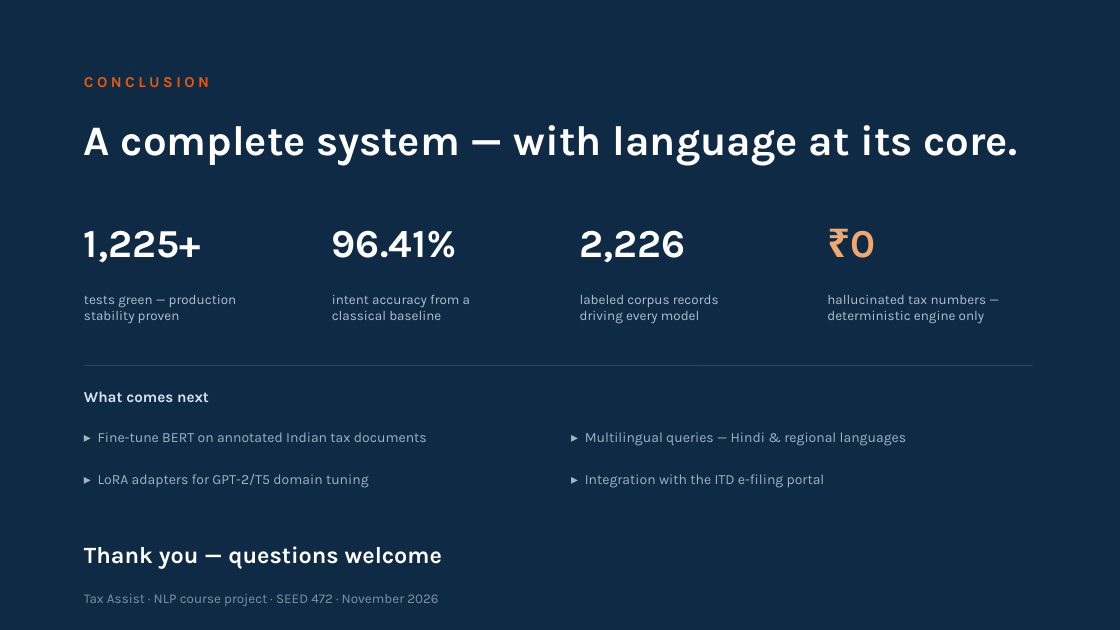
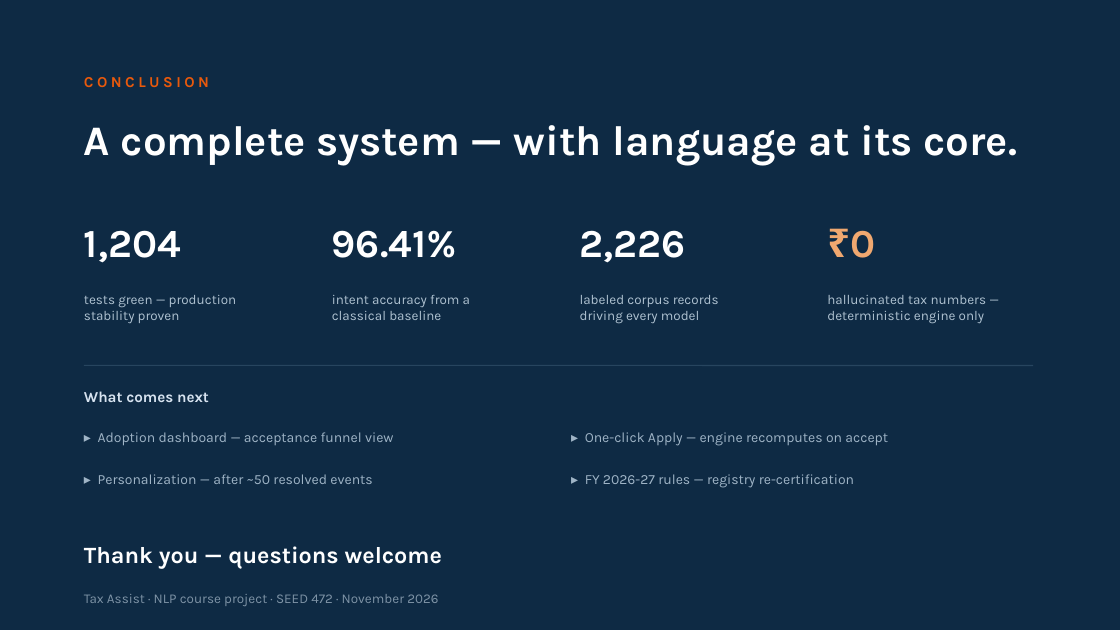
Before and after one commit to Jayant1711/Tax_Assist-system, a slide deck: slide 22 of TaxAssist_NLP_Final_Presentation.pptx (slide 21 before the commit). Drawn at 1120x630 pixels with LibreOffice and Linux fonts; fonts in the diff are those of the drawing. Boxes give left, top, right and bottom in pixels: in the first picture for what was removed or moved away, otherwise in the second. Text is boxed around its words. In the diff, an @@ line names an element or a change of style, - is before the commit and + after.

Commit message:
docs: IEEE-format research report (docs/paper, humanized, reader-agnostic) + deck refresh
- paper: 5pp IEEEtran, no sprint mentions, first-person voice, tax-domain
  primer, ANFIS repositioned as future explainable CA layer (Section VIII),
  author block with CSE472 + GitHub link
- deck: 22 slides, metrics updated (1,204 tests, 17 endpoints), new Sprint
  5-6 feedback-loop slide, roadmap refreshed

```diff
--- a/TaxAssist_NLP_Final_Presentation.pptx
+++ b/TaxAssist_NLP_Final_Presentation.pptx
@@ text at box(84, 230, 181, 263): text changed @@
-1,225+
+1,204
@@ text at box(98, 432, 393, 446): text changed @@
-▸ Fine-tune BERT on annotated Indian tax documents
+▸ Adoption dashboard — acceptance funnel view
@@ text at box(585, 432, 888, 446): text changed @@
-▸ Multilingual queries — Hindi & regional languages
+▸ One-click Apply — engine recomputes on accept
@@ text at box(98, 474, 372, 484): text changed @@
-▸ LoRA adapters for GPT-2/T5 domain tuning
+▸ Personalization — after ~50 resolved events
@@ text at box(585, 474, 854, 488): text changed @@
-▸ Integration with the ITD e-filing portal
+▸ FY 2026-27 rules — registry re-certification
```
Also in this commit, not shown: 4 other slides changed, 1 slide added, 4 other files.
